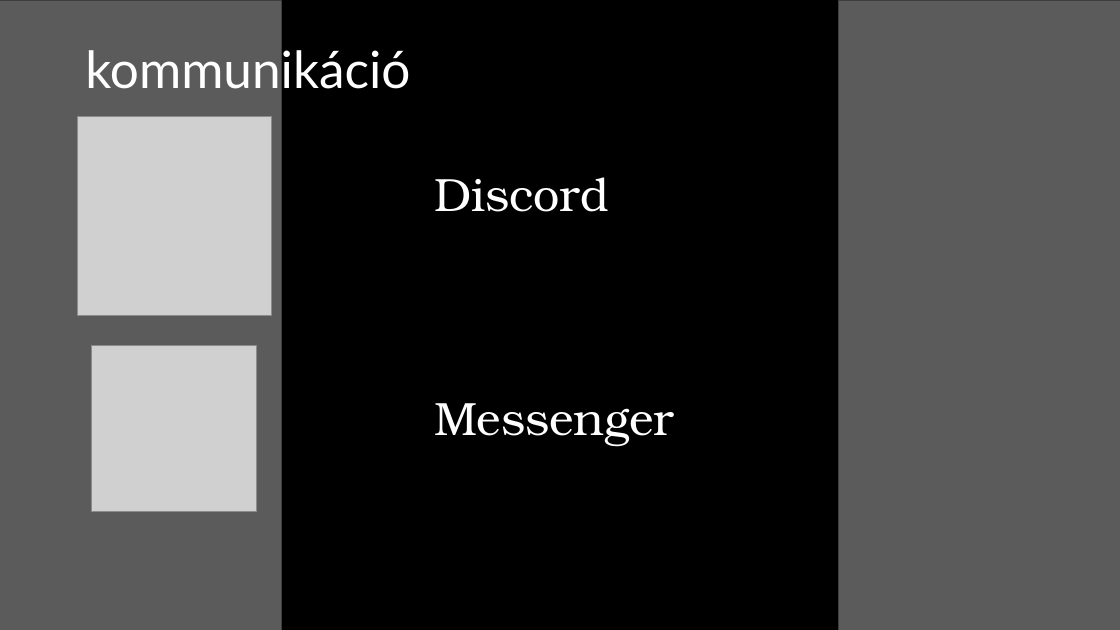
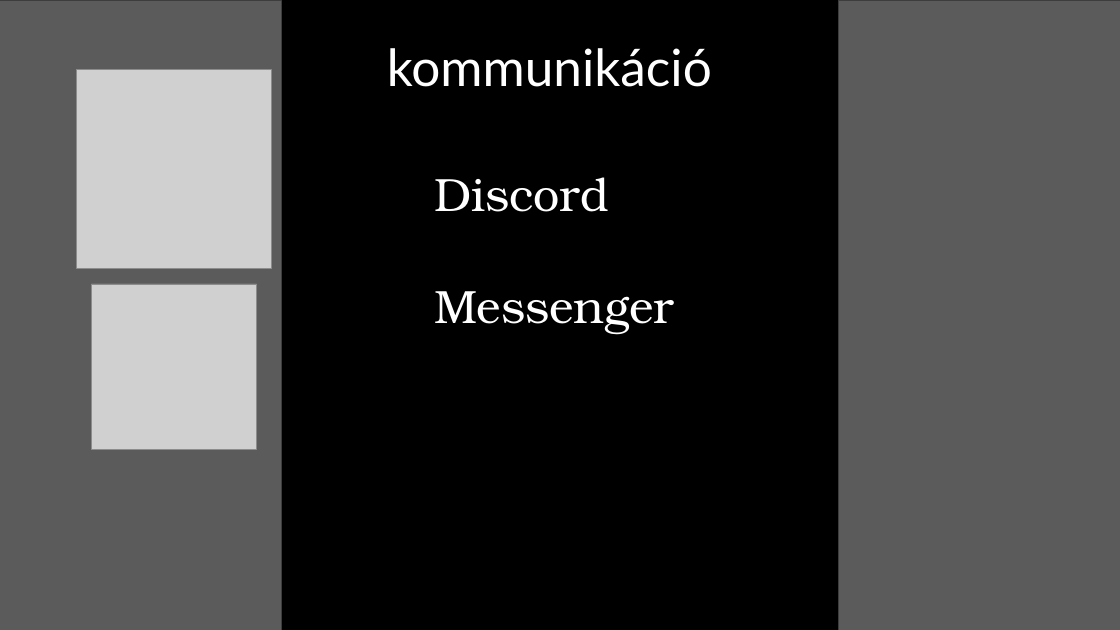
Before and after one commit to balogha2005/Tetris-projekt, a slide deck: slide 3 of PPT/Tetrisz ppt.pptx. Drawn at 1120x630 pixels with LibreOffice and Linux fonts; fonts in the diff are those of the drawing; grey boxes stand for pictures. Boxes give left, top, right and bottom in pixels: in the first picture for what was removed or moved away, otherwise in the second. Text is boxed around its words. In the diff, an @@ line names an element or a change of style, - is before the commit and + after.

Commit message:
ppt

```diff
--- a/PPT/Tetrisz ppt.pptx
+++ b/PPT/Tetrisz ppt.pptx
@@ title "kommunikáció": place and size @@
-title "kommunikáció" at box(85, 44, 410, 98)
+title "kommunikáció" at box(387, 48, 712, 87)
@@ title "kommunikáció" at box(387, 48, 712, 87): alignment left to centre @@
@@ picture: place and size @@
-picture at box(77, 117, 272, 316)
+picture at box(76, 70, 271, 269)
@@ text "Discord" rewrapped from box(434, 177, 674, 446) to box(434, 177, 674, 334) @@
@@ picture: place and size @@
-picture at box(92, 346, 257, 512)
+picture at box(92, 284, 257, 450)
```
Also in this commit, not shown: 1 other slide changed, 7 slides added, 6 slides removed.
